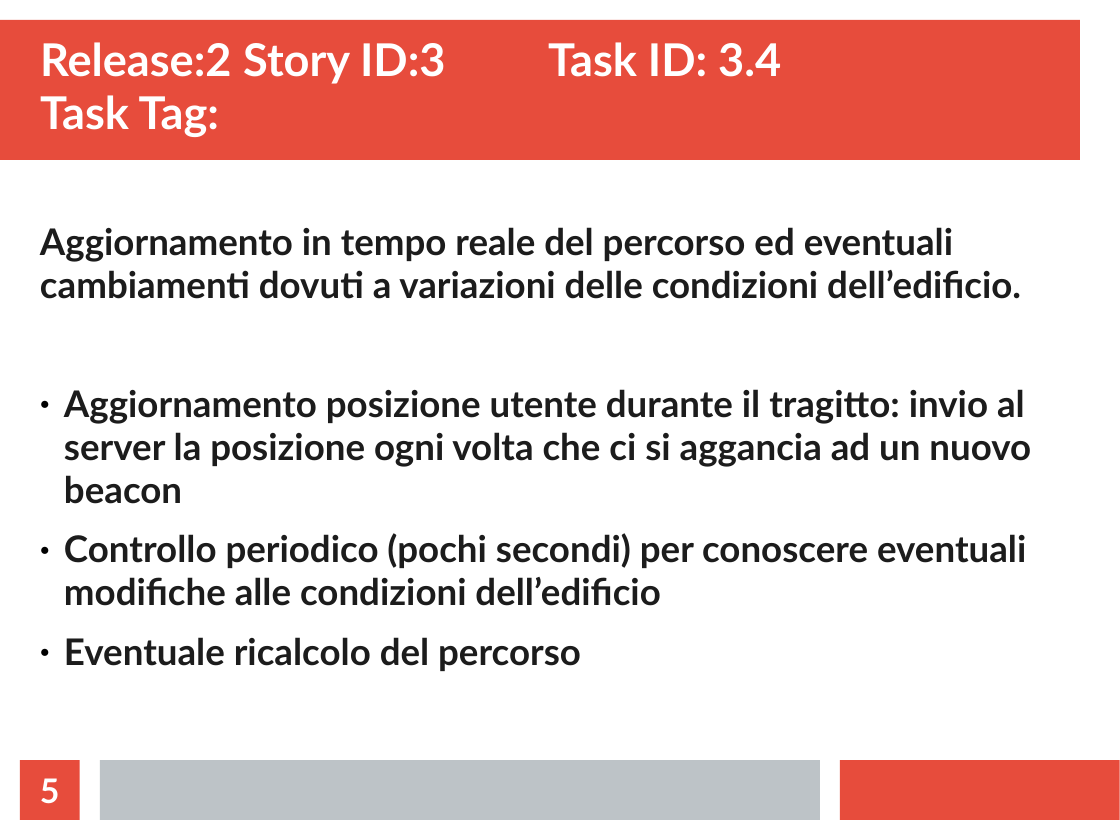
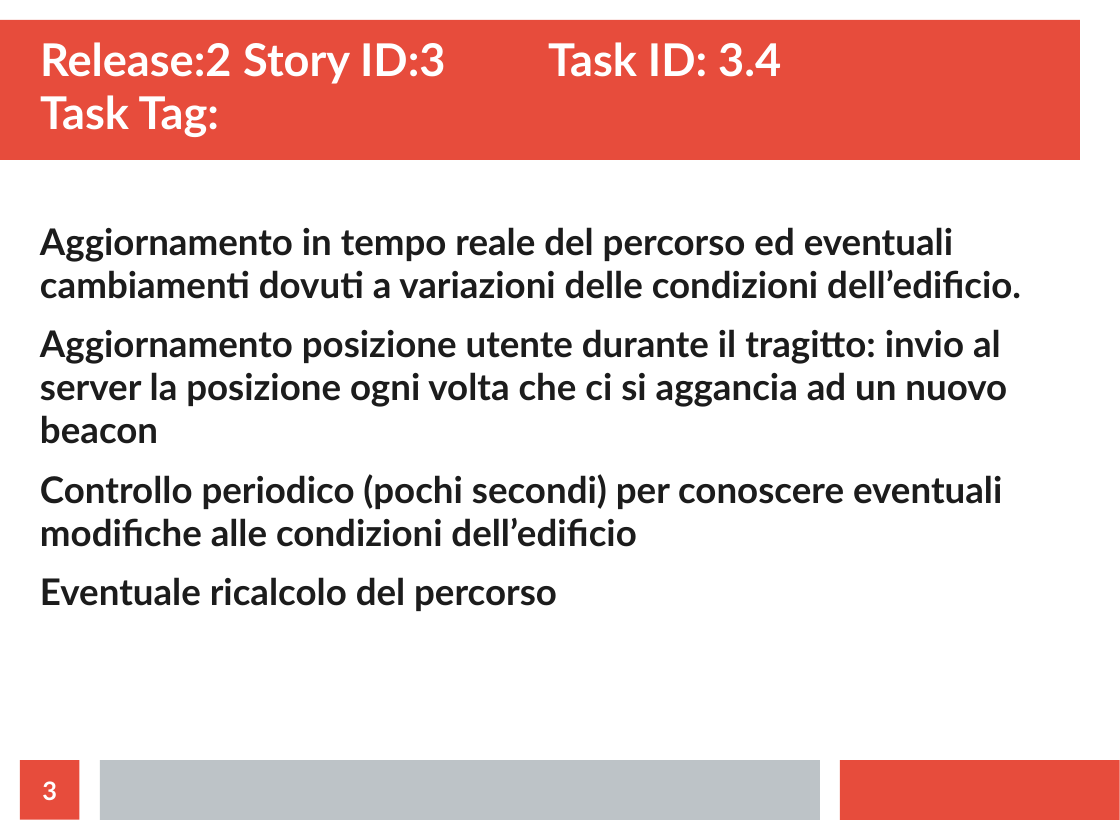
Before and after one commit to ecorradini/ProgettoIDS, a slide deck: slide 3 of AnalisiRequisiti/TaskModEmergenza.ppt (slide 5 before the commit). Drawn at 1120x840 pixels with LibreOffice and Linux fonts; fonts in the diff are those of the drawing. Boxes give left, top, right and bottom in pixels: in the first picture for what was removed or moved away, otherwise in the second. Text is boxed around its words. In the diff, an @@ line names an element or a change of style, - is before the commit and + after.

Commit message:
FINE TASK

```diff
--- a/AnalisiRequisiti/TaskModEmergenza.ppt
+++ b/AnalisiRequisiti/TaskModEmergenza.ppt
@@ text "Aggiornamento in tempo reale del ..." at <box>40,227,1021,611</box>: bullet ● to none @@
@@ page number at <box>42,781,57,800</box>: text changed; size 24 to 18 pt @@
-5
+3
```
Also in this commit, not shown: 2 other slides changed, 2 slides removed, 3 other files.
